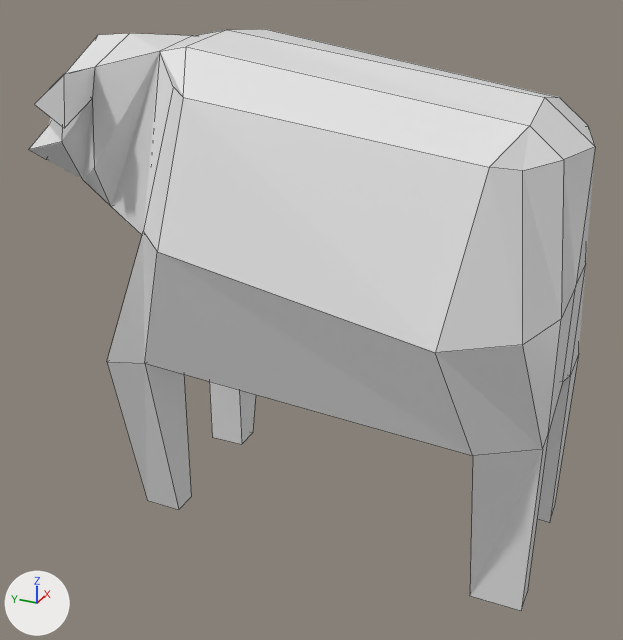
What one commit did to the Blender file Assets/Resources/cow.blend.
Rendered twice from a camera (50 mm lens) standing at (-7.69, -2.4, 3.12) and looking at (0.3, 1.2, -0.88). The lights are fixed; the arrows at lower left show +X, +Y and +Z. Mesh edges are drawn as thin lines.
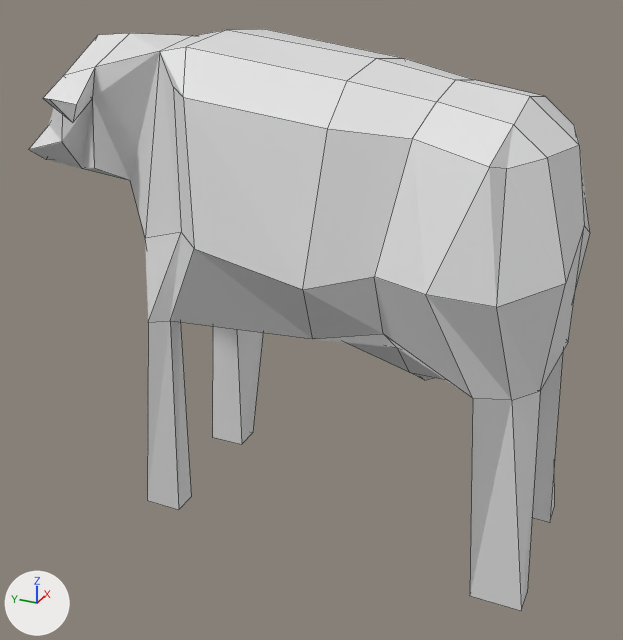
What changed in the scene script:
```text
Change me_cube:
    used by ob_cube; location = (0.0, 0.0, 0.0); scale = (1.56, 1.56, 1.56)
    remove me_cube.from_pydata(...)  # 99 vertices, 93 faces; spans x -0.94..1.36, y -1.0..2.98, z -2.06..1.39
    add me_cube.from_pydata(...)  # 132 vertices, 127 faces; spans x -0.78..1.2, y -1.0..2.98, z -2.06..1.39
    me_cube part 1
    13 faces are deleted
    6 vertices in x -0.41..0.81, y -1.0..-0.69, z 0.83..1.11 move by (0.0, 0.09, 0.0)
    5 vertices in x -0.26..0.63, y -1.0..1.6, z -0.86..-0.66 move by (0.0, 0.0, 0.28)
    3 vertices in x -0.23..0.59, y 1.89, z -0.71..-0.6 move by (0.0, -0.09, 0.29)
    3 vertices in x -0.03..0.39, y 2.25, z 0.15 move by (0.0, -0.18, 0.21)
    3 vertices in x 0.03..0.33, y 2.52, z 0.3 move by (0.0, 0.0, 0.09)
    29 vertices move from x -0.94..1.36, y -1.0..2.38, z -0.82..1.16 to x -0.76..1.18, y -1.0..2.38, z -0.53..1.03
    33 vertices are added at x -0.78..1.2, y -0.66..2.22, z -0.85..1.27
    47 new faces join them
```

Where the change shows, as pixel boxes [x1, y1, x2, y2] in the pictures (623 x 640 px):
'Cube', reshaped: before [29, 29, 595, 611]; after [29, 29, 590, 611]
part 1 of me_cube, built on: before [35, 29, 595, 610]; after [35, 29, 590, 610]
